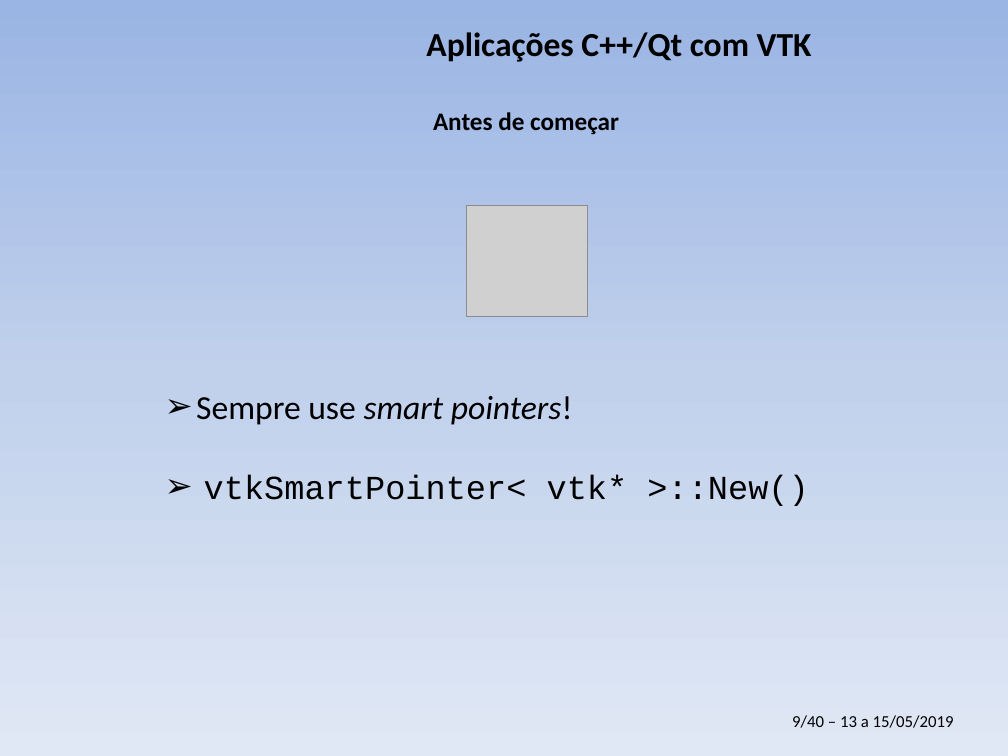
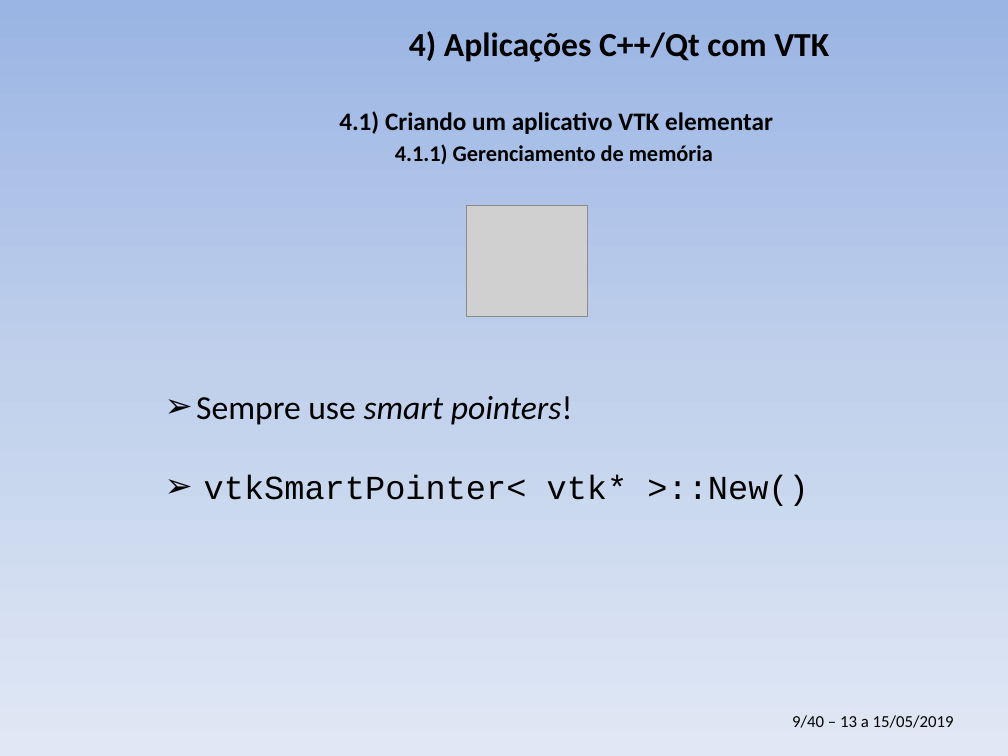
Before and after one commit to PauloCarvalhoRJ/cursoVTKgeo, a slide deck: slide 9 of aulas_3dias/slides_3dias.pptx. Drawn at 1008x756 pixels with LibreOffice and Linux fonts; fonts in the diff are those of the drawing; grey boxes stand for pictures; background and template pictures are left out. Boxes give left, top, right and bottom in pixels: in the first picture for what was removed or moved away, otherwise in the second. Text is boxed around its words. In the diff, an @@ line names an element or a change of style, - is before the commit and + after.

```diff
--- a/aulas_3dias/slides_3dias.pptx
+++ b/aulas_3dias/slides_3dias.pptx
@@ title at (409,31,829,62): text changed @@
-Aplicações C++/Qt com VTK
+4) Aplicações C++/Qt com VTK
@@ text added at (339,111,773,134), 18 pt, text #000000, bold @@
+4.1) Criando um aplicativo VTK elementar
@@ text at (395,144,713,164): text changed; size 18 to 16 pt @@
-Antes de começar
+4.1.1) Gerenciamento de memória
```
Also in this commit, not shown: 8 other slides changed, 16 slides added.
